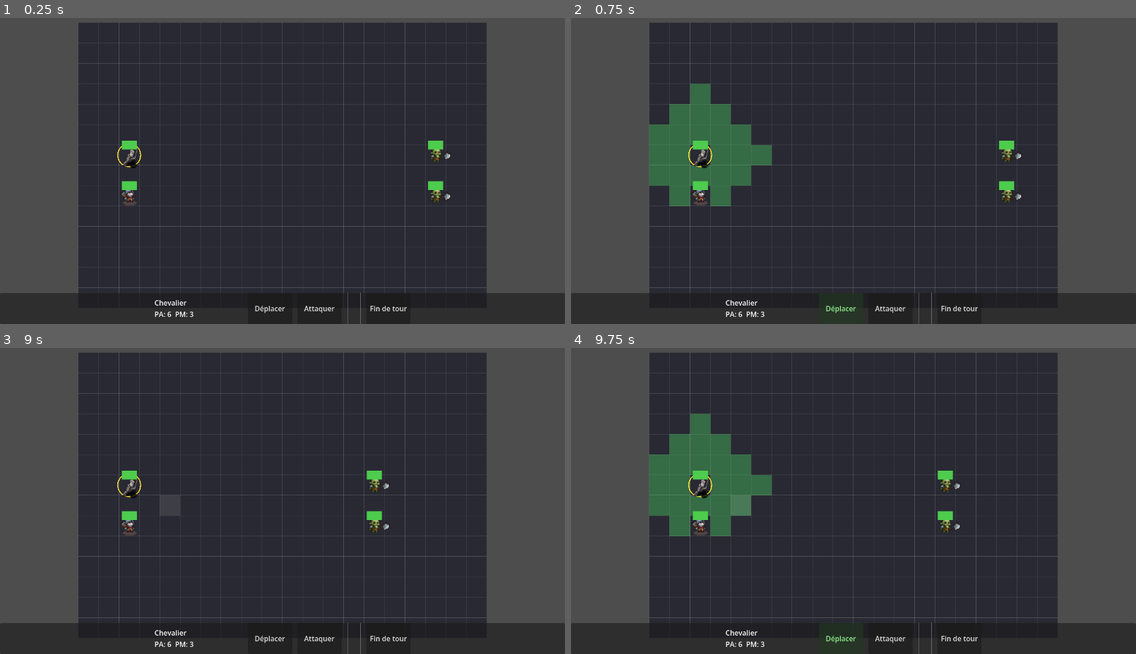
Above: before the commit, frames 1-4 (two rows, left to right).
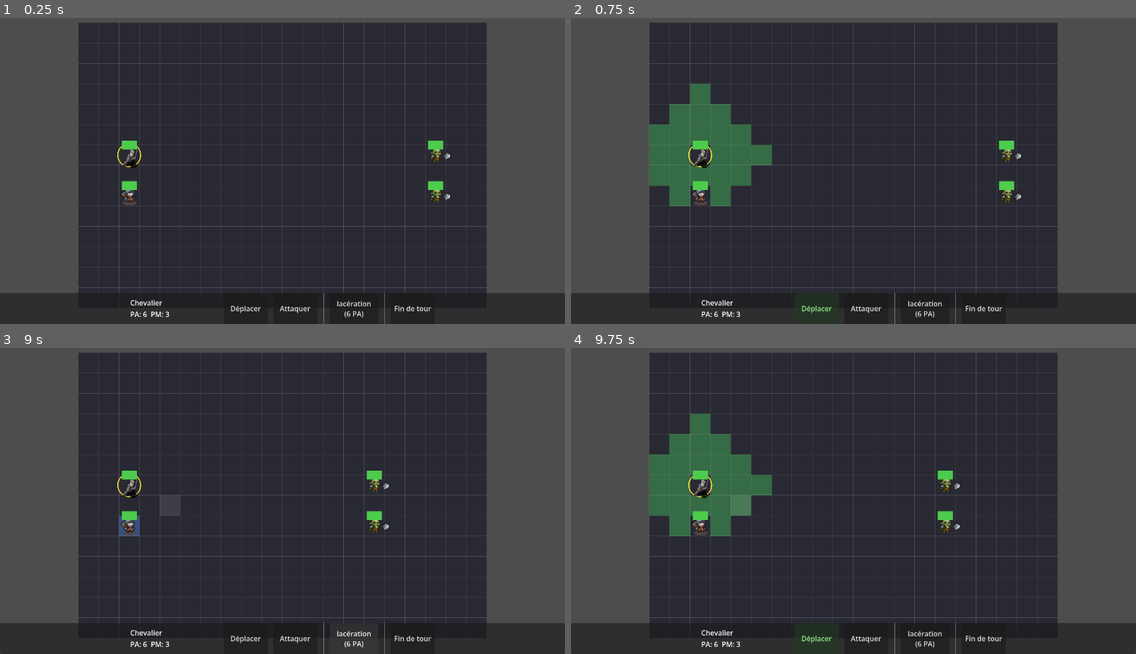
Above: after the commit, the same moments.

Repository: Essy7126/dungeon-draft-v-2
Game: Godot game, scene res://battle.tscn
Two runs of this game, one before a commit and one after it. Both use one fixed random seed, a clock stepped at 60 frames per second and the inputs below.
Inputs (mouse positions are in pixels of both pictures, inside the frame that each line leads up to):
- Up to frame 1 (0.25 s): no input
- Up to frame 2 (0.75 s): click "Déplacer" at 0.5 s
- Up to frame 3 (9 s): click "Attaquer" at 1.25 s; click "Fin de tour" at 2 s; click "Déplacer" at 2.75 s; click "Attaquer" at 3.5 s; click "frappe (2 PA)" at 4.25 s; click "Mur de glace (2 PA)" at 5 s; click "feu (2 PA)" at 5.75 s; click "Fin de tour" at 6.5 s; move the mouse to (406, 479) at 7.27 s; click (406, 479) at 7.42 s; move the mouse to (169, 510) at 8.02 s; click (169, 510) at 8.17 s; click (355, 638) at 8.75 s, where only the run after the commit has a clickable "lacération (6 PA)"
- Up to frame 4 (9.75 s): click "Déplacer" at 9.5 s

The runs differ from the first frame. In frame 1, 0.6% of the frame differs, in the area x 23-77%, y 89-100%; in frame 2, 0.7%; in frame 3, 0.8%, in the area x 21-77%, y 54-100%; in frame 4, 0.7%.

Commit message:
guerrier spell changement et archer
uerrier spell changement et archer

Diff:
--- /dev/null
+++ b/data/units/archer.tres
@@ -0,0 +1,43 @@
+[gd_resource type="Resource" script_class="UnitData" format=3 uid="uid://61ohx8wju27"]
+
+[ext_resource type="Script" uid="uid://b2i0gvw5kv6a1" path="res://data/unit_data.gd" id="1_xswrj"]
+[ext_resource type="Script" uid="uid://bd5080ch70ymn" path="res://data/spell.gd" id="2_myn1o"]
+[ext_resource type="Resource" uid="uid://ba6i46vdoabdv" path="res://data/spells/frappe.tres" id="3_c613e"]
+[ext_resource type="Texture2D" uid="uid://l0crtv2mrm4p" path="res://asset/Soldier.png" id="4_4sx6m"]
+
+[sub_resource type="Resource" id="Resource_4sx6m"]
+script = ExtResource("2_myn1o")
+spell_name = "tir critique"
+ap_cost = 4
+spell_range = 12
+aoe_size = 2
+damage = 100
+damage_type = 0
+crit_chance = 1.0
+metadata/_custom_type_script = "uid://bd5080ch70ymn"
+
+[sub_resource type="AtlasTexture" id="AtlasTexture_34fyh"]
+atlas = ExtResource("4_4sx6m")
+region = Rect2(0, 0, 100, 100)
+
+[sub_resource type="SpriteFrames" id="SpriteFrames_c613e"]
+animations = [{
+"frames": [{
+"duration": 1.0,
+"texture": SubResource("AtlasTexture_34fyh")
+}],
+"loop": 1,
+"name": &"default",
+"speed": 5.0
+}]
+
+[resource]
+script = ExtResource("1_xswrj")
+unit_name = "archer"
+max_hp = 80
+initiative = 12
+attack_power = 50
+sprite_frames = SubResource("SpriteFrames_c613e")
+sprite_scale = 1.0
+spells = Array[ExtResource("2_myn1o")]([ExtResource("3_c613e"), SubResource("Resource_4sx6m")])
+metadata/_custom_type_script = "uid://b2i0gvw5kv6a1"
--- a/data/units/chevalier.tres
+++ b/data/units/chevalier.tres
@@ -3,6 +3,18 @@
 [ext_resource type="Script" uid="uid://b2i0gvw5kv6a1" path="res://data/unit_data.gd" id="1_x6yfb"]
 [ext_resource type="Script" uid="uid://bd5080ch70ymn" path="res://data/spell.gd" id="2_e27bm"]
 [ext_resource type="Texture2D" uid="uid://rb1r15gp461k" path="res://asset/MeleeRun.png" id="3_e27bm"]
+
+[sub_resource type="Resource" id="Resource_0fivp"]
+script = ExtResource("2_e27bm")
+spell_name = "lacération"
+ap_cost = 6
+can_target_ally = true
+aoe_shape = 3
+aoe_size = 3
+damage = 100
+damage_type = 0
+crit_chance = 0.1
+metadata/_custom_type_script = "uid://bd5080ch70ymn"
 
 [sub_resource type="AtlasTexture" id="AtlasTexture_ld1g7"]
 atlas = ExtResource("3_e27bm")
@@ -14,7 +26,7 @@
 "duration": 1.0,
 "texture": SubResource("AtlasTexture_ld1g7")
 }],
-"loop": true,
+"loop": 1,
 "name": &"default",
 "speed": 2.0
 }]
@@ -24,4 +36,5 @@
 unit_name = "Chevalier"
 sprite_frames = SubResource("SpriteFrames_421w0")
 sprite_scale = 1.0
+spells = Array[ExtResource("2_e27bm")]([SubResource("Resource_0fivp")])
 metadata/_custom_type_script = "uid://b2i0gvw5kv6a1"
--- a/data/units/gobelin.tres
+++ b/data/units/gobelin.tres
@@ -14,7 +14,7 @@
 "duration": 1.0,
 "texture": SubResource("AtlasTexture_7redg")
 }],
-"loop": true,
+"loop": 1,
 "name": &"default",
 "speed": 5.0
 }]
--- a/data/units/mage.tres
+++ b/data/units/mage.tres
@@ -17,7 +17,7 @@
 "duration": 1.0,
 "texture": SubResource("AtlasTexture_bs4io")
 }],
-"loop": true,
+"loop": 1,
 "name": &"default",
 "speed": 5.0
 }]
